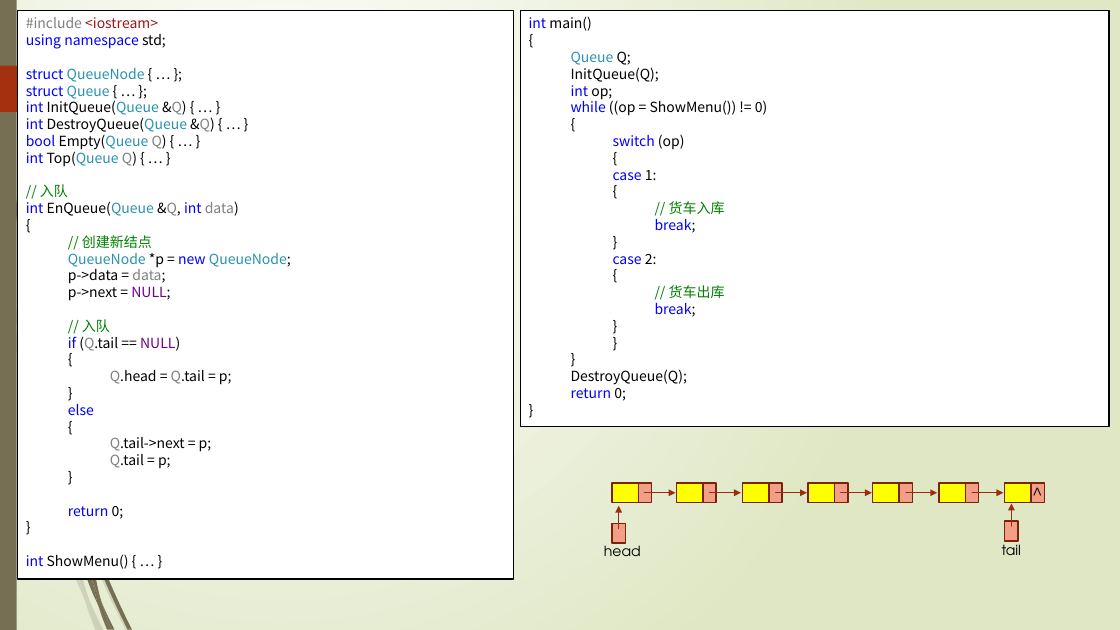
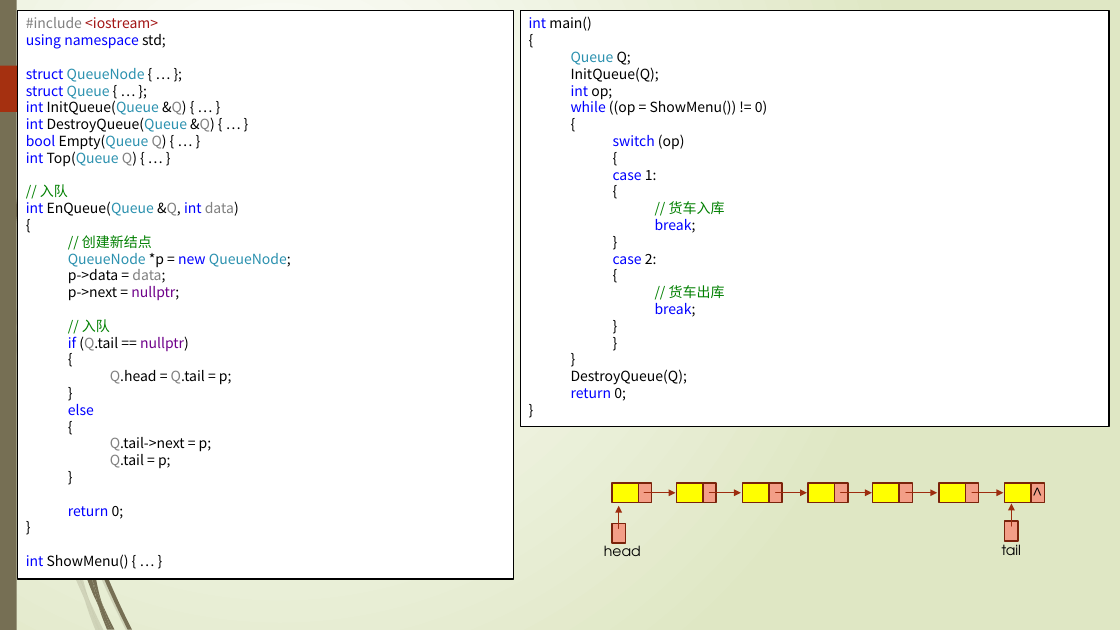
Before and after one commit to TeacherPeng/Datastruct, a slide deck: slide 49 of 教案/第03章 栈与队列.pptx. Drawn at 1120x630 pixels with LibreOffice and Linux fonts; fonts in the diff are those of the drawing. Boxes give left, top, right and bottom in pixels: in the first picture for what was removed or moved away, otherwise in the second. Text is boxed around its words. In the diff, an @@ line names an element or a change of style, - is before the commit and + after.

```diff
--- a/教案/第03章 栈与队列.pptx
+++ b/教案/第03章 栈与队列.pptx
@@ text in rectangle at bbox=[68, 283, 179, 301]: text changed @@
-  p->next = NULL;
+  p->next = nullptr;
@@ text in rectangle at bbox=[68, 336, 189, 351]: text changed @@
-  if (Q.tail == NULL)
+  if (Q.tail == nullptr)
```
Also in this commit, not shown: 7 other slides changed.
